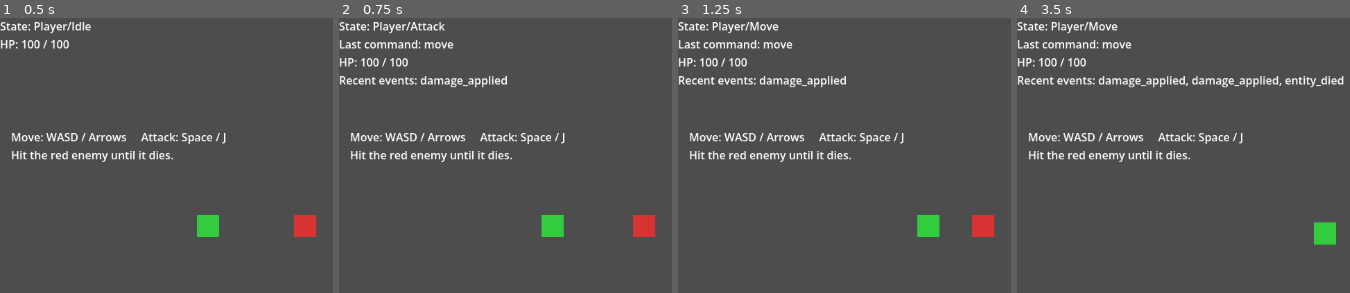
Above: before the commit, frames 1-4 (left to right).
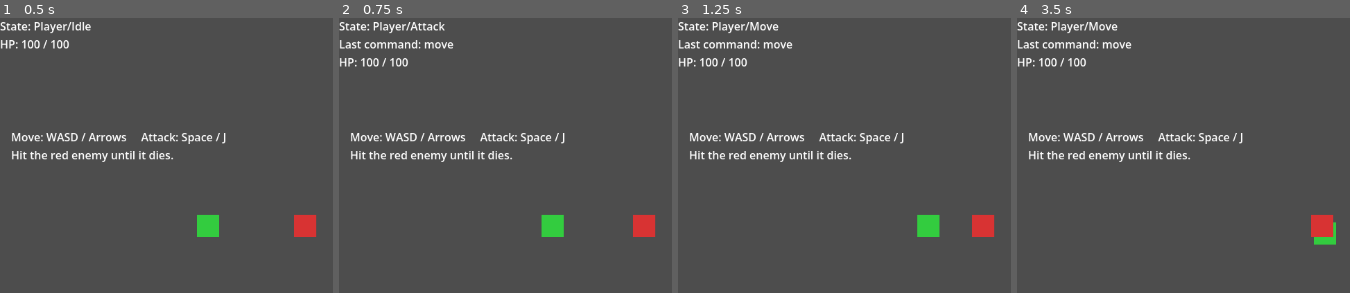
Above: after the commit, the same moments.

Repository: xiaofeiqiu/mkit
Game: Godot game, scene res://game/demo/bootstrap.tscn
Same seed, same stepped clock (60 frames per second), same inputs: the game is played once before the commit and once after it.
Inputs:
- Up to frame 1 (0.5 s): no input
- Up to frame 2 (0.75 s): tap Enter at 0.5 s; hold D from 0.53 s (still down); tap J at 0.6 s
- Up to frame 3 (1.25 s): keep holding D; tap Space at 0.77 s
- Up to frame 4 (3.5 s): release D at 1.28 s; hold S 1.28-2.03 s; tap J at 1.35, 2.1, 2.85 s; tap Space at 1.52, 3.02 s; hold D 2.03-2.78 s; hold W from 2.78 s (still down)

Frame 1 is identical in both runs. In frame 2, 0.9% of the frame differs, in the area x 0-51%, y 21-26%; in frame 3, 0.9%; in frame 4, 2.3%, in the area x 0-99%, y 21-80%.

Commit message:
feat: test

Diff:
--- a/game/demo/enemy/enemy.tscn
+++ b/game/demo/enemy/enemy.tscn
@@ -16,7 +16,7 @@
 faction = "enemy"
 tags = Array[String](["enemy", "living"])
 
-[node name="Components" type="Node" parent="."]
+[node name="Components" type="Node2D" parent="."]
 
 [node name="StatsComponent" type="Node" parent="Components"]
 script = ExtResource("2_stats")
--- a/game/demo/player/player.tscn
+++ b/game/demo/player/player.tscn
@@ -49,7 +49,7 @@
 script = ExtResource("8_attack")
 state_id = "Attack"
 
-[node name="Components" type="Node" parent="."]
+[node name="Components" type="Node2D" parent="."]
 
 [node name="StatsComponent" type="Node" parent="Components"]
 script = ExtResource("9_stats")
